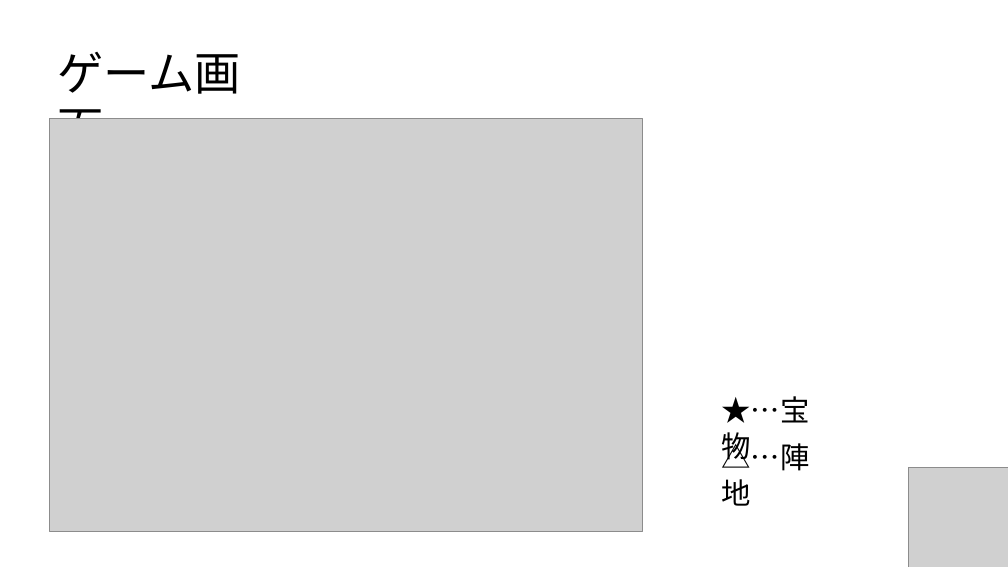
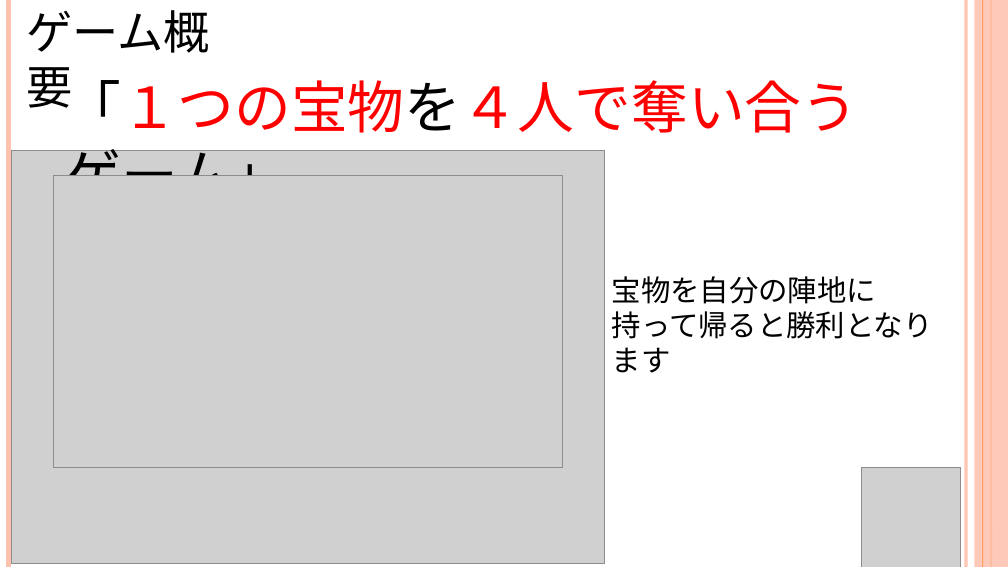
Before and after one commit to CaseStudyG18/master, a slide deck: slide 9 of プレゼン/G18_プレゼン用PWP.pptx. Drawn at 1008x567 pixels with LibreOffice and Linux fonts; fonts in the diff are those of the drawing; grey boxes stand for pictures. Boxes give left, top, right and bottom in pixels: in the first picture for what was removed or moved away, otherwise in the second. Text is boxed around its words. In the diff, an @@ line names an element or a change of style, - is before the commit and + after.

```diff
--- a/プレゼン/G18_プレゼン用PWP.pptx
+++ b/プレゼン/G18_プレゼン用PWP.pptx
@@ line added from (8, 0) to (8, 567), #FEC3AE 4.5 pt @@
@@ text at (x1=26, y1=10, x2=209, y2=108): text changed; font Calibri to Noto Sans CJK JP @@
-ゲーム画面
+ゲーム概要
@@ line added from (966, 0) to (966, 567), #FEC3AE 3 pt @@
@@ rectangle added at (x1=975, y1=0, x2=1008, y2=567), fill #FEC3AE at 87% opacity @@
@@ line added from (983, 0) to (983, 567), #FE8637 0.75 pt @@
@@ line added from (991, 0) to (991, 567), #FE8637 1.5 pt @@
@@ text added at (x1=64, y1=74, x2=858, y2=176), 54 pt, text #FF0000 @@
+「１つの宝物を４人で奪い合うゲーム」
@@ picture moved from (x1=50, y1=119, x2=644, y2=532) to (x1=11, y1=150, x2=605, y2=563) @@
@@ picture added at (x1=53, y1=175, x2=563, y2=467) @@
@@ text added at (x1=612, y1=276, x2=933, y2=339), 28 pt, text #000000 @@
+宝物を自分の陣地に
+持って帰ると勝利となります
@@ text removed at (x1=721, y1=396, x2=809, y2=465) @@
-★…宝物
@@ text removed at (x1=721, y1=439, x2=809, y2=506) @@
-△…陣地
@@ picture moved from (x1=909, y1=467, x2=1008, y2=567) to (x1=861, y1=467, x2=961, y2=567) @@
```
Also in this commit, not shown: 10 other slides changed, 1 slide added, 2 slides removed.
